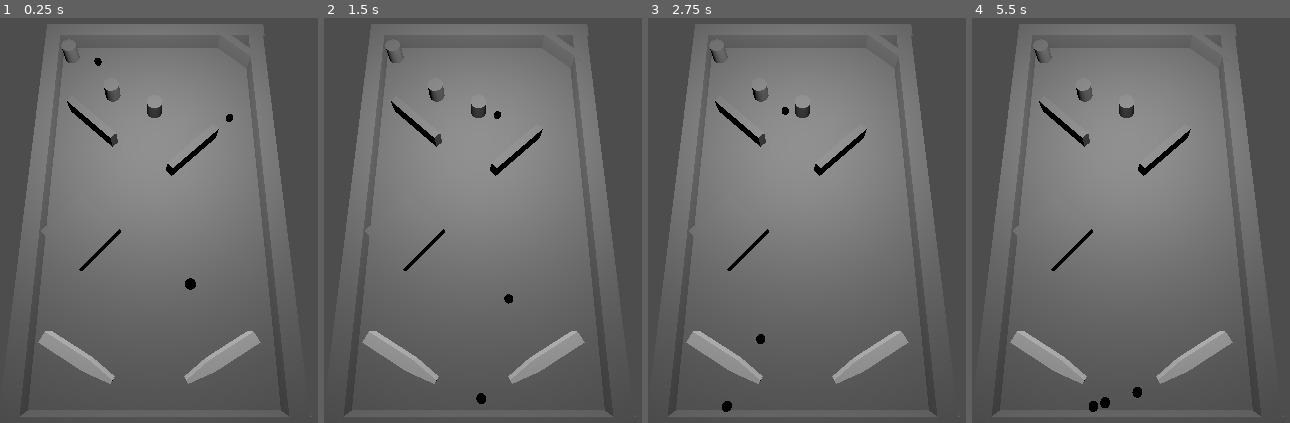
Above: before the commit, frames 1-4 (left to right).
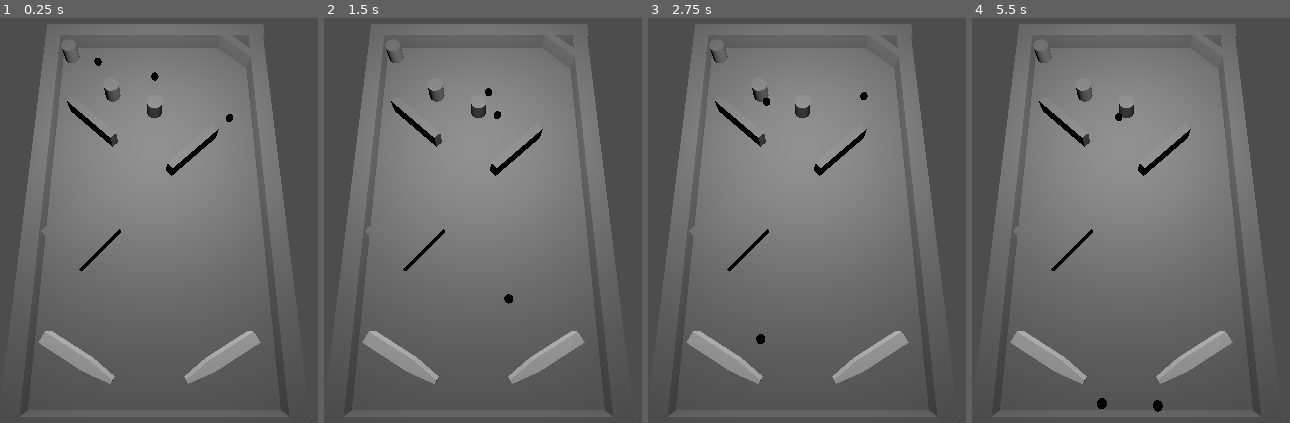
Above: after the commit, the same moments.

Repository: 2Sloppy4slime/Rolling-Heroes-Dev
Game: Godot game, scene res://scenes/base_flipper.tscn
The game is run twice, just before and just after one commit, with the same random seed, the same clock (stepped at 60 frames per second) and the same inputs.
Inputs:
- Up to frame 1 (0.25 s): no input
- Up to frame 2 (1.5 s): hold Shift (accept_or_right_flipper) 0.53-1.28 s; hold S (nudge_down) from 1.28 s (still down)
- Up to frame 3 (2.75 s): release S (nudge_down) at 2.03 s; hold Shift (accept_or_right_flipper) from 2.03 s (still down)
- Up to frame 4 (5.5 s): release Shift (accept_or_right_flipper) at 2.78 s; hold W (nudge_up) 2.78-3.53 s; hold A (nudge_left) 3.53-5.03 s; tap Enter at 5 s; hold S (nudge_down) from 5.03 s (still down)

The runs differ from the first frame. In frame 1, 0.1% of the frame differs, in the area x 47-62%, y 13-68%; in frame 2, 0.1%; in frame 3, 0.2%; in frame 4, 0.3%, in the area x 36-61%, y 23-98%.

Commit message:
shop populate, base ball spawner, modele bumper
yes

Diff:
--- a/data/items.json
+++ b/data/items.json
@@ -1,22 +1,22 @@
 [
 	{
-"name"		:	"zebzeb",
+"name"		:	"hull coating",
 "type"		: 	"ball",
 "upgrade_id"	: 	0,
-"price" 		: 	1000,
-"rarity" 		: 	0,
-"chance_by_pool"	: 	{"base":60},
-"description" 	: 	"a base item",
+"price" 		: 	3000,
+"rarity" 		: 	3,
+"chance_by_pool"	: 	{"base":10,"shop":10},
+"description" 	: 	"+0.03 bounce factor",
 "image" 		: 	"res://images/occultcowboy.png"
 },
 {
-"name"		:	"zeb2zeb2",
+"name"		:	"more money B)",
 "type"		: 	"ball",
 "upgrade_id"	: 	1,
 "price" 		: 	1000,
 "rarity" 		: 	1,
-"chance_by_pool"	: 	{"base":60},
-"description" 	: 	"a base item",
+"chance_by_pool"	: 	{"base":50,"shop":40},
+"description" 	: 	"points_multiplier + 0.05",
 "image" 		: 	"res://images/occultcowboy.png"
 }
 ]
--- a/project.godot
+++ b/project.godot
@@ -22,6 +22,7 @@
 "flipper wall"="flipper wall for colliding"
 "flipper accesory"="bumpers etc... idk for upgrades too"
 "flipper floor"="floor of the level, ignore collision always"
+item_manipulator=""
 
 [input]
 
--- /dev/null
+++ b/scenes/ball_spawner.tscn
@@ -0,0 +1,19 @@
+[gd_scene load_steps=4 format=3 uid="uid://fsfdv8ckeiyx"]
+
+[ext_resource type="Texture2D" uid="uid://1oou5w3wa3ox" path="res://art/2D/dev_ball_spawn.png" id="1_vml06"]
+
+[sub_resource type="CylinderMesh" id="CylinderMesh_qkrhk"]
+
+[sub_resource type="StandardMaterial3D" id="StandardMaterial3D_vml06"]
+albedo_color = Color(0.3515629, 0.3515629, 0.35156286, 1)
+
+[node name="ball_spawn" type="Node3D"]
+
+[node name="MeshInstance3D" type="MeshInstance3D" parent="."]
+transform = Transform3D(1, 0, 0, 0, 0.00012129545, 0, 0, 0, 1, 0, 0, 0)
+mesh = SubResource("CylinderMesh_qkrhk")
+surface_material_override/0 = SubResource("StandardMaterial3D_vml06")
+
+[node name="Sprite3D" type="Sprite3D" parent="."]
+transform = Transform3D(1, 0, 0, 0, 1, 0, 0, 0, 1, 0.008345276, 0.25187892, 0)
+texture = ExtResource("1_vml06")
--- a/scenes/base_flipper.tscn
+++ b/scenes/base_flipper.tscn
@@ -50,6 +50,7 @@
 
 [sub_resource type="PhysicsMaterial" id="PhysicsMaterial_mbw2x"]
 friction = 0.0
+bounce = 1.0
 
 [sub_resource type="PhysicsMaterial" id="PhysicsMaterial_hgs3o"]
 friction = 0.0
@@ -124,7 +125,7 @@
 transform = Transform3D(1, 0, 0, 0, 1, 0, 0, 0, 1, 0.987238, 0.54776293, -1.0621763)
 
 [node name="sphere3" parent="." instance=ExtResource("2_wflre")]
-transform = Transform3D(1, 0, 0, 0, 1, 0, 0, 0, 1, 0.3148809, 0.7034356, 1.3701373)
+transform = Transform3D(1, 0, 0, 0, 1, 0, 0, 0, 1, 0.0058615804, 0.84104615, -1.6491727)
 
 [node name="sphere4" parent="." instance=ExtResource("2_wflre")]
 transform = Transform3D(1, 0, 0, 0, 1, 0, 0, 0, 1, -0.78881925, 0.8766776, -1.9155794)
--- a/scenes/root.tscn
+++ b/scenes/root.tscn
@@ -1,10 +1,11 @@
-[gd_scene load_steps=6 format=3 uid="uid://wb1lvxe15t3x"]
+[gd_scene load_steps=7 format=3 uid="uid://wb1lvxe15t3x"]
 
 [ext_resource type="Texture2D" uid="uid://cj6plibfop07f" path="res://images/Capture d'écran 2024-04-03 195640.png" id="1_lrqlo"]
 [ext_resource type="Script" uid="uid://lq7esxjsblpl" path="res://scripts/root.gd" id="1_sqa0i"]
 [ext_resource type="Texture2D" uid="uid://4t4a62bru1hr" path="res://images/occultcowboy.png" id="2_sqa0i"]
 [ext_resource type="Texture2D" uid="uid://bss311mniq44s" path="res://images/Sprite-0001.png" id="3_jh1ax"]
 [ext_resource type="Script" uid="uid://4iqbbahuhuot" path="res://scripts/item_manipulation.gd" id="5_jh1ax"]
+[ext_resource type="PackedScene" uid="uid://bbmoc4vgmd513" path="res://scenes/shop_menu.tscn" id="6_kycxp"]
 
 [node name="Root" type="Node3D"]
 script = ExtResource("1_sqa0i")
@@ -21,5 +22,7 @@
 transform = Transform3D(5.435, 0, 0, 0, 5.435, 0, 0, 0, 5.435, 6.078556, 0, -7.8813252)
 texture = ExtResource("3_jh1ax")
 
-[node name="item_manipulator" type="Node" parent="."]
+[node name="item_manipulator" type="Node" parent="." groups=["item_manipulator"]]
 script = ExtResource("5_jh1ax")
+
+[node name="shop_menu" parent="." instance=ExtResource("6_kycxp")]
--- /dev/null
+++ b/scenes/shop_menu.tscn
@@ -0,0 +1,6 @@
+[gd_scene load_steps=2 format=3 uid="uid://bbmoc4vgmd513"]
+
+[ext_resource type="Script" uid="uid://bnota680woiiy" path="res://scripts/shop_logic.gd" id="1_uj65v"]
+
+[node name="shop_menu" type="Node3D"]
+script = ExtResource("1_uj65v")
--- a/scripts/balle.gd
+++ b/scripts/balle.gd
@@ -15,7 +15,7 @@
 	"pointstochargenudge"		:	100,
 	"currentpointstonudge"		:	0,
 
-	"next_bounce_functions"		:	[["print_bounced","any",10],["print_bouncedtoo","any",10]] #[ [func,collisionid,uses] ]
+	"next_bounce_functions"		:	[] #[ [func,collisionid,uses] ]
 }
 
 
--- a/scripts/item_manipulation.gd
+++ b/scripts/item_manipulation.gd
@@ -15,7 +15,6 @@
 		print("Failed to open file: ", json_path)
 
 
-	select_item(get_items_in())
 
 #json 			: name , type, upgrade id, price, rarity, chance, description, image
 # name 			: string 	(name of the item)
@@ -29,7 +28,7 @@
 
 
 #Function : returns all items who match the parameters (PARAMETERS ARE ADDITIVE, A∩B NOT A∪B)
-func get_items_in(itemlist = items,params : Dictionary = {}): #params{} "rarity" : int | "pool" : string | "type" : string
+func get_items_in(params : Dictionary = {},itemlist = items): #params{} "rarity" : int | "pool" : string | "type" : string
 	var res = []
 	if len(params.keys()) == 0 :
 		print("no params given, return full list")
@@ -101,7 +100,7 @@
 			if rarityroll > 90 :
 				rarity = 3
 
-	var newlist = get_items_in(list ,{"rarity": rarity})
+	var newlist = get_items_in({"rarity": rarity},list)
 	if len(newlist) == 0 :
 		print("fallback, item with rarity : " + str(rarity) + " doesn't exist in list, goign back to original list")
 		newlist = list
--- a/scripts/root.gd
+++ b/scripts/root.gd
@@ -25,14 +25,15 @@
 func get_sticker_spots_from_level():
 	pass
 
-func ball_upgrade(id : int) : #ball upgrades are id 0-50
+
+func upgrade(id : int) : #ball upgrades are id 0-50 for now
 	set_ball()
 
 	match id: #basically just change the stats of the ball
 		0:
 			ball.current_stats["bounce_factor"]					+= 0.03
 		1:
-			ball.current_stats["base_points_multiplier"]		+= 0.3
+			ball.current_stats["base_points_multiplier"]		+= 0.05
 		2:
 			ball.current_stats["flat_damage"]					+= 1
 		3:
@@ -46,14 +47,6 @@
 		_:
 			print("no upgrades with this id")
 
-func pale_upgrade(id : int) :
-	match id :
-		_:
-			print("no upgrades with this id")
-func sticker_upgrade(id: int):
-	match id :
-		_:
-			print("no upgrades with this id")
 func set_nudge(id:int) :
 	match id :
 		_:
--- a/scripts/shop_logic.gd
+++ b/scripts/shop_logic.gd
@@ -3,20 +3,23 @@
 @export var spaces = 6
 
 @onready var GAME_MANAGER = get_tree().root
-@onready var ITEM_MANIPULATOR = get_tree().root.item_manipulator
+@onready var ITEM_MANIPULATOR = get_tree().get_nodes_in_group("item_manipulator")[0]
 
 var Isabletobuy = false #if not in an animation or something where you should be able to click to get an item
 var items_in_shop = []
 #get item pool from item_manipulation
+func _ready():
+
+	populate()
 
 func populate():
-	pass
 	while spaces > len(items_in_shop) :
-		pass
-		return
+		print("finding item for populate...")
+		items_in_shop.append(ITEM_MANIPULATOR.select_item(ITEM_MANIPULATOR.get_items_in({"pool":"shop"})))
+	print(items_in_shop)
 
-func buy(itemnumber): #itemnumber = index in items_in_shop
-	pass
-	#check price compared to money
-	#remove
-	#apply
+func buy(itemindex): #itemnumber = index in items_in_shop
+	if items_in_shop[itemindex]["price"] < GAME_MANAGER.points :
+		var item = items_in_shop.pop_at(itemindex)
+		GAME_MANAGER.upgrade(item["upgrade_id"])
+		GAME_MANAGER.points -= items_in_shop[itemindex]["price"]
Binary file added: art/2D/dev_ball_spawn.png
Not shown, added: art/2D/dev_ball_spawn.png.import
Not shown, added: art/3D/BUMPER.blend.import
Not shown, added: art/2D/dev_ball_spawn.png~
Not shown, added: art/3D/BUMPER.blend
